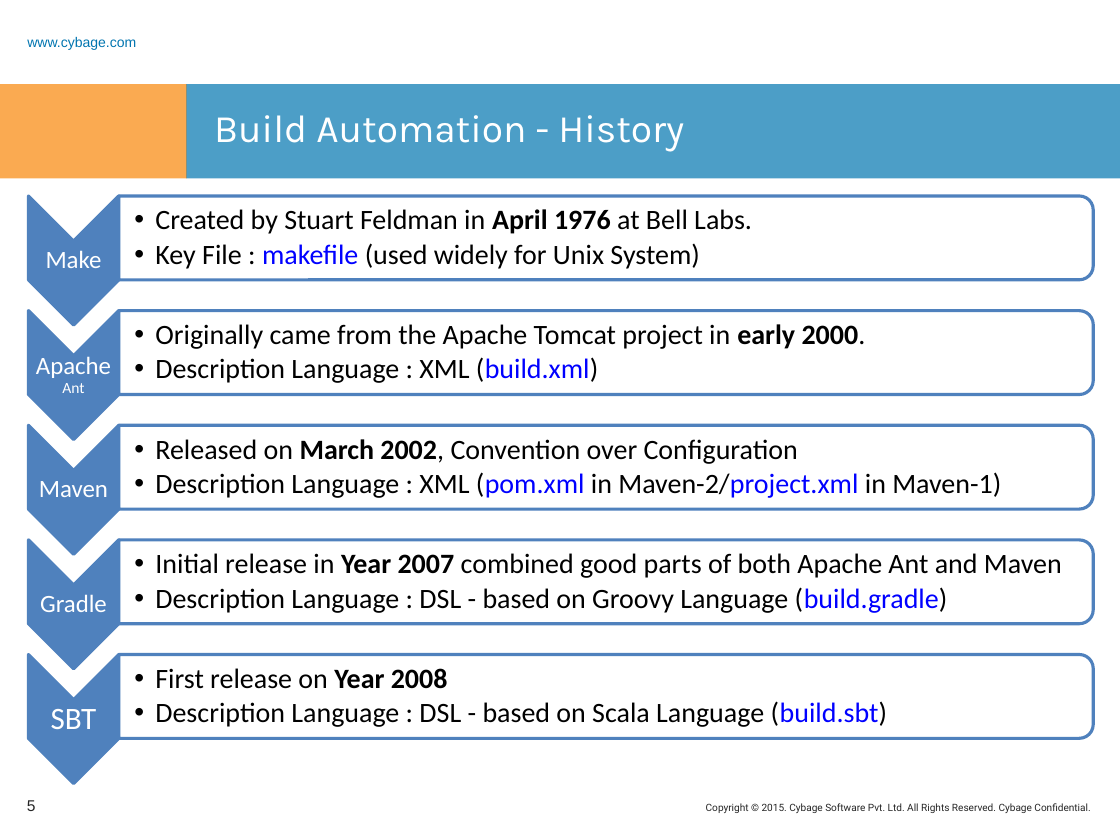
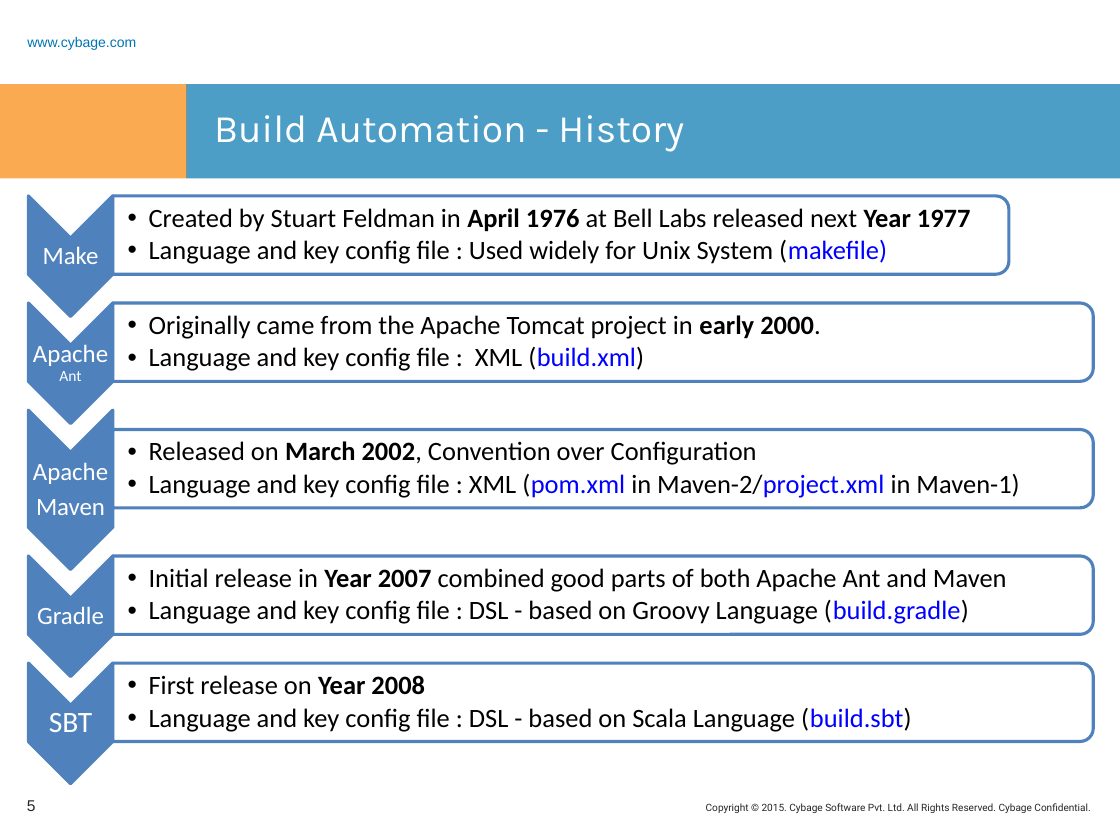
Before and after one commit to rashmitk/Documentation, a slide deck: slide 5 of SBT/SBT.pptx. Drawn at 1120x840 pixels with LibreOffice and Linux fonts; fonts in the diff are those of the drawing; background and template pictures are left out. Boxes give left, top, right and bottom in pixels: in the first picture for what was removed or moved away, otherwise in the second. Text is boxed around its words. In the diff, an @@ line names an element or a change of style, - is before the commit and + after.

```diff
--- a/SBT/SBT.pptx
+++ b/SBT/SBT.pptx
@@ chevron: place and size @@
-chevron at bbox=[28, 196, 119, 325]
+chevron at bbox=[29, 195, 113, 316]
@@ round same rect: place and size @@
-round same rect at bbox=[119, 195, 1094, 279]
+round same rect at bbox=[113, 196, 1009, 274]
@@ text at bbox=[149, 208, 971, 264]: text changed; size 18 to 17 pt @@
-  •• Created by Stuart Feldman in April 1976 at Bell Labs.
-  •• Key File : makefile (used widely for Unix System)
+  •• Created by Stuart Feldman in April 1976 at Bell Labs released next Year 1977
+  •• Language and key config file : Used widely for Unix System (makefile)
@@ text "Make": place and size @@
-text "Make" at bbox=[46, 250, 102, 268]
+text "Make" at bbox=[43, 246, 99, 264]
@@ chevron: place and size @@
-chevron at bbox=[28, 311, 119, 440]
+chevron at bbox=[29, 303, 113, 424]
@@ text "Originally came from the Apache ...": place and size @@
-text "Originally came from the Apache ..." at bbox=[155, 324, 866, 383]
+text "Originally came from the Apache ..." at bbox=[149, 315, 821, 371]
@@ round same rect: place and size @@
-round same rect at bbox=[119, 311, 1094, 395]
+round same rect at bbox=[113, 303, 1093, 381]
@@ text at bbox=[149, 315, 821, 339]: size 18 to 17 pt in "Originally came from the Apache Tomcat project ..." @@
@@ text "Apache Ant": place and size @@
-text "Apache Ant" at bbox=[36, 356, 111, 393]
+text "Apache Ant" at bbox=[33, 342, 108, 381]
@@ text at bbox=[149, 347, 644, 371]: text changed; size 18 to 17 pt @@
-  •• Description Language : XML (build.xml)
+  •• Language and key config file : XML (build.xml)
@@ chevron: place and size @@
-chevron at bbox=[28, 426, 119, 554]
+chevron at bbox=[29, 410, 113, 570]
@@ round same rect: place and size @@
-round same rect at bbox=[119, 425, 1094, 509]
+round same rect at bbox=[113, 430, 1093, 508]
@@ text at bbox=[149, 441, 757, 465]: size 18 to 17 pt in "Released on March 2002, Convention over Configuration" @@
@@ text "Apache": place and size @@
-text "Apache" at bbox=[39, 481, 108, 497]
+text "Apache" at bbox=[33, 462, 108, 515]
@@ text at bbox=[33, 462, 108, 484]: paragraph added @@
+Apache
@@ text at bbox=[149, 474, 1019, 498]: text changed; size 18 to 17 pt @@
-  •• Description Language : XML (pom.xml in Maven-2/project.xml in Maven-1)
+  •• Language and key config file : XML (pom.xml in Maven-2/project.xml in Maven-1)
@@ chevron: place and size @@
-chevron at bbox=[28, 540, 119, 669]
+chevron at bbox=[29, 556, 113, 677]
@@ text "Initial release in Year 2007 ...": place and size @@
-text "Initial release in Year 2007 ..." at bbox=[155, 553, 1062, 613]
+text "Initial release in Year 2007 ..." at bbox=[149, 568, 1007, 624]
@@ round same rect: place and size @@
-round same rect at bbox=[119, 539, 1094, 623]
+round same rect at bbox=[113, 556, 1093, 634]
@@ text at bbox=[149, 568, 1007, 592]: size 18 to 17 pt in "Initial release in Year 2007 combined good ..." @@
@@ text "Gradle": place and size @@
-text "Gradle" at bbox=[40, 594, 107, 612]
+text "Gradle" at bbox=[37, 606, 104, 624]
@@ text at bbox=[149, 600, 969, 624]: text changed; size 18 to 17 pt @@
-  •• Description Language : DSL - based on Groovy Language (build.gradle)
+  •• Language and key config file : DSL - based on Groovy Language (build.gradle)
@@ chevron: place and size @@
-chevron at bbox=[28, 655, 119, 784]
+chevron at bbox=[29, 662, 113, 783]
@@ text "First release on Year 2008": place and size @@
-text "First release on Year 2008" at bbox=[155, 668, 888, 727]
+text "First release on Year 2008" at bbox=[149, 675, 912, 732]
@@ round same rect: place and size @@
-round same rect at bbox=[119, 655, 1094, 739]
+round same rect at bbox=[113, 662, 1093, 741]
@@ text at bbox=[149, 675, 425, 695]: size 18 to 17 pt in "First release on Year 2008" @@
@@ text "SBT" at bbox=[49, 713, 92, 732]: size 20 to 19 pt @@
@@ text at bbox=[149, 708, 912, 732]: text changed; size 18 to 17 pt @@
-  •• Description Language : DSL - based on Scala Language (build.sbt)
+  •• Language and key config file : DSL - based on Scala Language (build.sbt)
```
Also in this commit, not shown: 1 other slide changed, 2 slides added, 1 slide removed, 1 other file.
